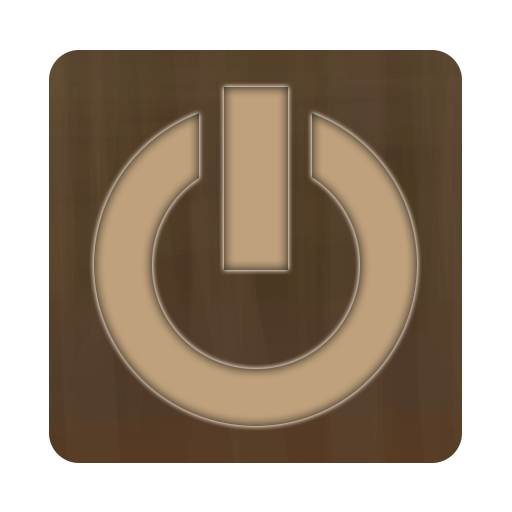
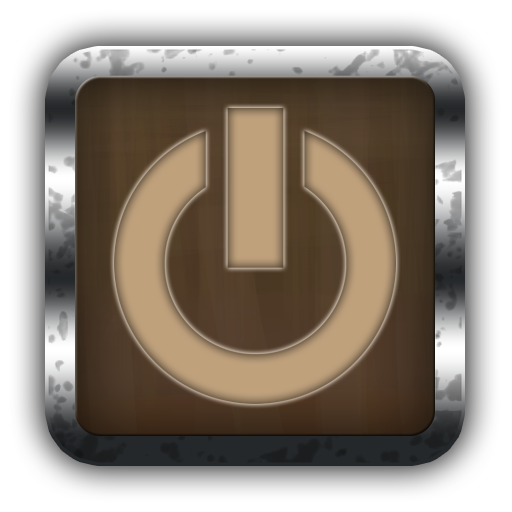
Two versions of the same layered image (w=512, h=512). Layer-by-layer changes:
added group "logout" with 5 layers above "Levels 1" over bbox(32, 32, 479, 479)
added layer "Layer 4" in group "logout" over bbox(48, 49, 462, 463)
moved "symbol" into group "logout", painted on it over bbox(94, 87, 417, 426)
moved "Layer 3" into group "logout", painted on it over bbox(12, 13, 498, 499)
moved "Rounded Rectangle 1" into group "logout", painted on it over bbox(49, 50, 462, 463)
